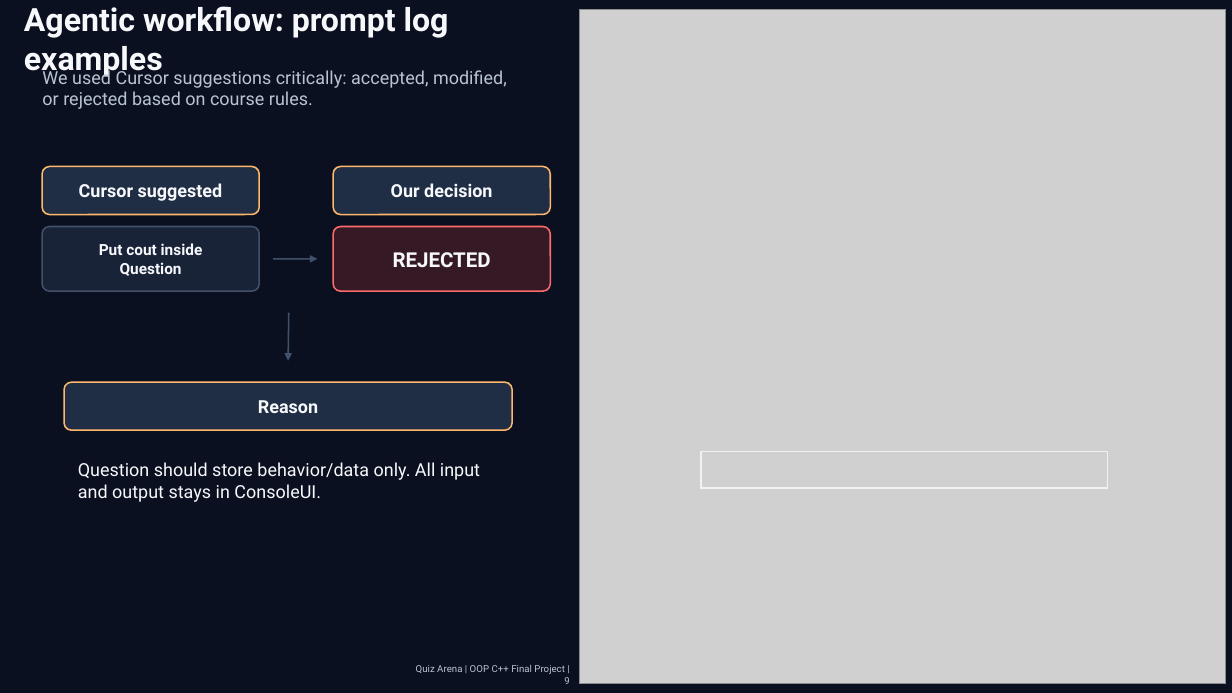
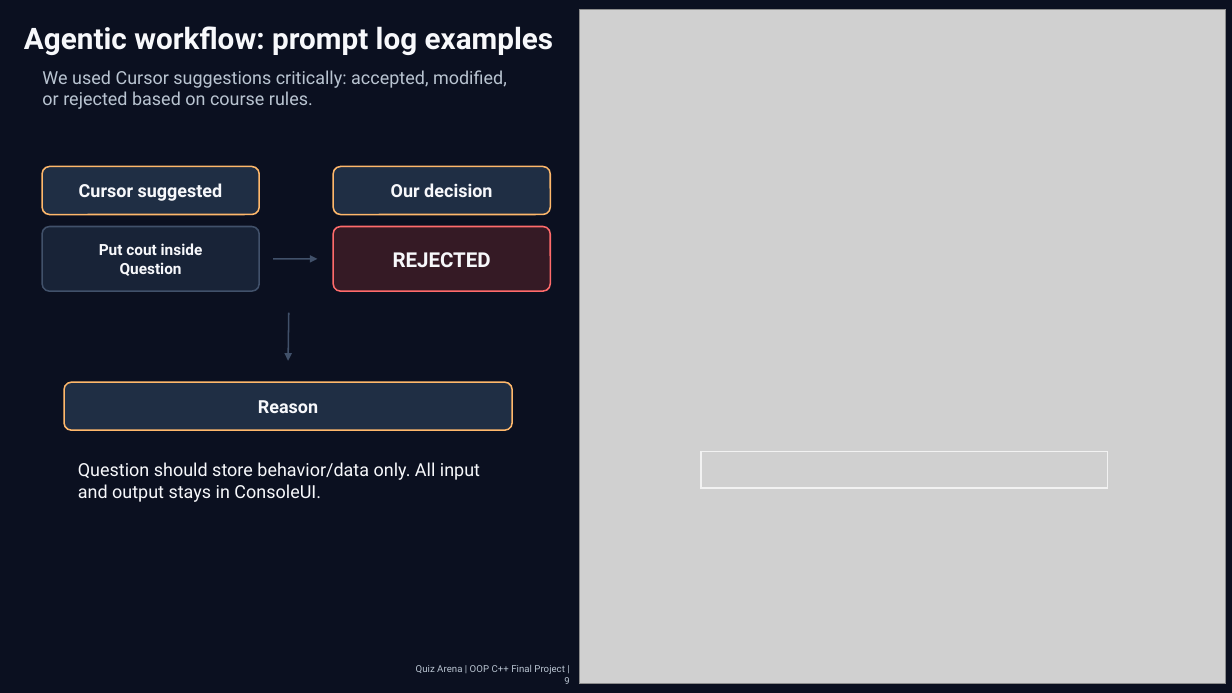
Before and after one commit to xGota7/Oop-Final-Project, a slide deck: slide 9 of Presentation/QuizArena.pptx. Drawn at 1232x693 pixels with LibreOffice and Linux fonts; fonts in the diff are those of the drawing; grey boxes stand for pictures. Boxes give left, top, right and bottom in pixels: in the first picture for what was removed or moved away, otherwise in the second. Text is boxed around its words. In the diff, an @@ line names an element or a change of style, - is before the commit and + after.

```diff
--- a/Presentation/QuizArena.pptx
+++ b/Presentation/QuizArena.pptx
@@ text "Agentic workflow: prompt log examples" at (x1=24, y1=26, x2=554, y2=55): size 25 to 23.1 pt @@
```
Also in this commit, not shown: 4 other slides changed, 1 other file.
